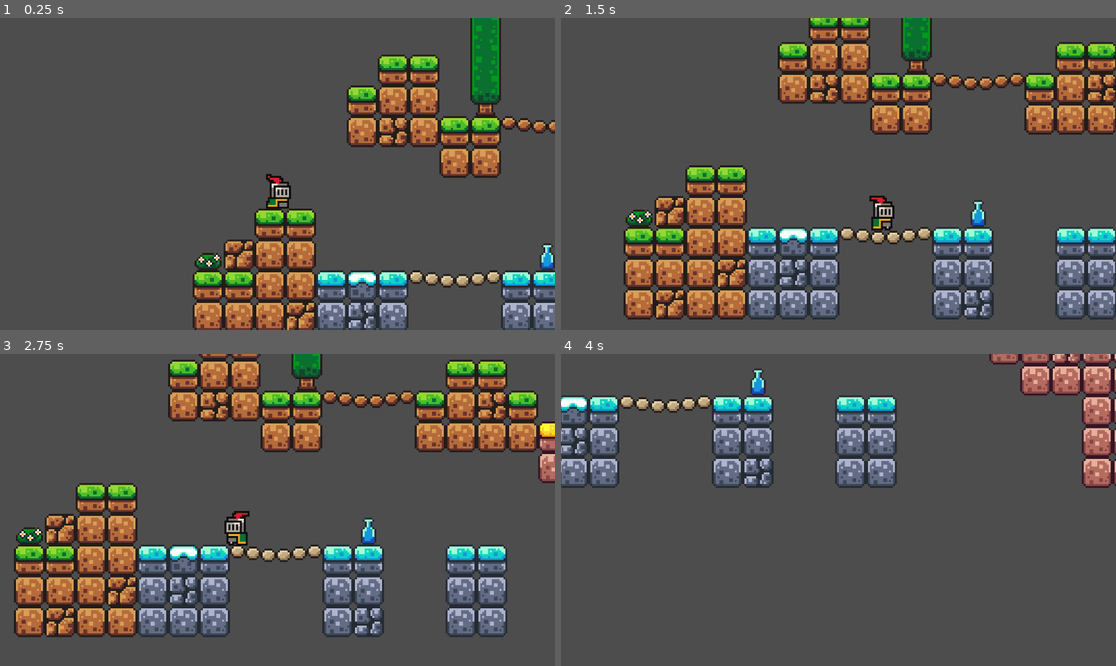
Above: before the commit, frames 1-4 (two rows, left to right).
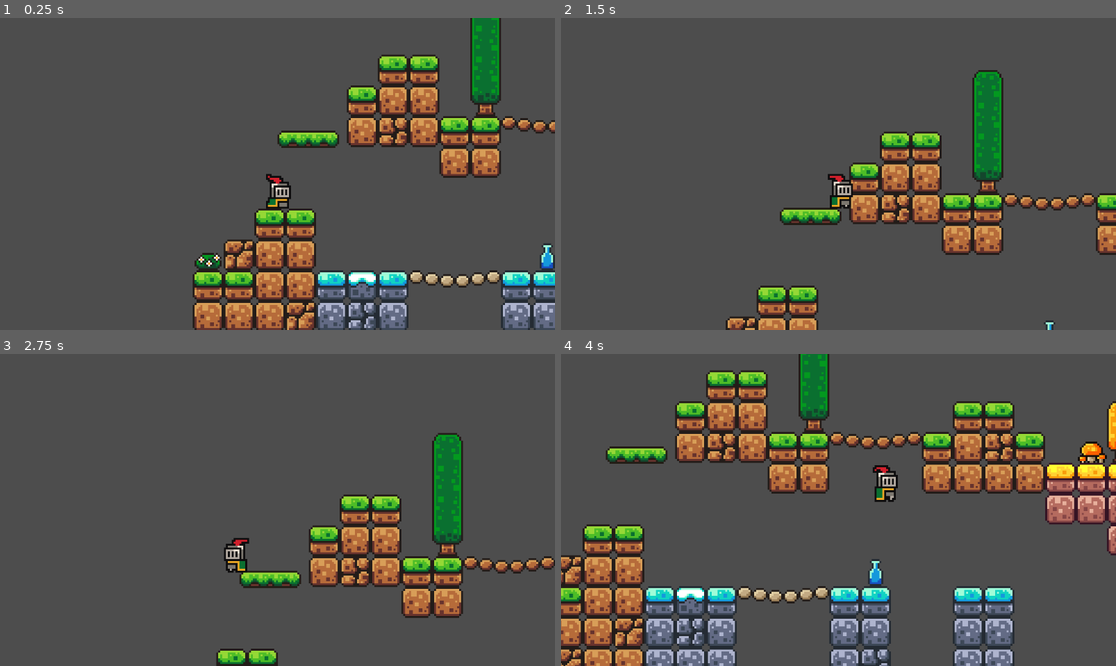
Above: after the commit, the same moments.

Repository: PedroGirotto/brackeys-2d-tutorial
Game: Godot game, scene res://scenes/game.tscn
The game is run twice, just before and just after one commit, with the same random seed, the same clock (stepped at 60 frames per second) and the same inputs.
Inputs:
- Up to frame 1 (0.25 s): no input
- Up to frame 2 (1.5 s): tap Enter (ui_accept) at 0.5, 0.77 s; hold Right (ui_right) from 0.53 s (still down)
- Up to frame 3 (2.75 s): tap Enter (ui_accept) at 1.52 s; release Right (ui_right) at 2.03 s; hold Left (ui_left) from 2.03 s (still down)
- Up to frame 4 (4 s): release Left (ui_left) at 2.78 s; hold Right (ui_right) from 2.78 s (still down); tap Enter (ui_accept) at 3.02, 3.77 s

The runs differ from the first frame. In frame 1, 0.6% of the frame differs, in the area x 49-62%, y 36-42%; in frame 2, 41%; in frame 3, 40%; in frame 4, 42%, in the area x 0-100%, y 0-100%.

Commit message:
Criando a cena plataforma

Diff:
--- a/scenes/game.tscn
+++ b/scenes/game.tscn
@@ -1,7 +1,8 @@
-[gd_scene load_steps=5 format=4 uid="uid://dxototn6fxb6q"]
+[gd_scene load_steps=9 format=4 uid="uid://dxototn6fxb6q"]
 
 [ext_resource type="PackedScene" uid="uid://chdf8bo5q3ju6" path="res://scenes/player.tscn" id="1_uwrxv"]
 [ext_resource type="Texture2D" uid="uid://bpns6iakmkkn5" path="res://assets/sprites/world_tileset.png" id="2_yqjtg"]
+[ext_resource type="PackedScene" uid="uid://cs1oyfxhae3ns" path="res://scenes/platform.tscn" id="3_lnu2h"]
 
 [sub_resource type="TileSetAtlasSource" id="TileSetAtlasSource_lnu2h"]
 texture = ExtResource("2_yqjtg")
@@ -169,6 +170,44 @@
 physics_layer_0/collision_layer = 1
 sources/0 = SubResource("TileSetAtlasSource_lnu2h")
 
+[sub_resource type="Animation" id="Animation_lnu2h"]
+resource_name = "move"
+length = 1.5
+loop_mode = 2
+tracks/0/type = "value"
+tracks/0/imported = false
+tracks/0/enabled = true
+tracks/0/path = NodePath(".:position")
+tracks/0/interp = 1
+tracks/0/loop_wrap = true
+tracks/0/keys = {
+"times": PackedFloat32Array(0, 1.5),
+"transitions": PackedFloat32Array(1, 1),
+"update": 0,
+"values": [Vector2(784, 181), Vector2(848, 181)]
+}
+
+[sub_resource type="Animation" id="Animation_lbhrr"]
+length = 0.001
+tracks/0/type = "value"
+tracks/0/imported = false
+tracks/0/enabled = true
+tracks/0/path = NodePath(".:position")
+tracks/0/interp = 1
+tracks/0/loop_wrap = true
+tracks/0/keys = {
+"times": PackedFloat32Array(0),
+"transitions": PackedFloat32Array(1),
+"update": 0,
+"values": [Vector2(784, 181)]
+}
+
+[sub_resource type="AnimationLibrary" id="AnimationLibrary_iywne"]
+_data = {
+&"RESET": SubResource("Animation_lbhrr"),
+&"move": SubResource("Animation_lnu2h")
+}
+
 [node name="Node2D" type="Node2D"]
 
 [node name="TileMapLayer" type="TileMapLayer" parent="."]
@@ -182,3 +221,15 @@
 position = Vector2(-1, -18)
 zoom = Vector2(4, 4)
 position_smoothing_enabled = true
+
+[node name="Platform" parent="." instance=ExtResource("3_lnu2h")]
+position = Vector2(444, 140)
+
+[node name="Platform2" parent="." instance=ExtResource("3_lnu2h")]
+position = Vector2(784, 181)
+
+[node name="AnimationPlayer" type="AnimationPlayer" parent="Platform2"]
+libraries = {
+&"": SubResource("AnimationLibrary_iywne")
+}
+autoplay = "move"
--- /dev/null
+++ b/scenes/platform.tscn
@@ -0,0 +1,17 @@
+[gd_scene load_steps=3 format=3 uid="uid://cs1oyfxhae3ns"]
+
+[ext_resource type="Texture2D" uid="uid://c2a43o0ycvp15" path="res://assets/sprites/platforms.png" id="1_ba0x2"]
+
+[sub_resource type="RectangleShape2D" id="RectangleShape2D_ba0x2"]
+size = Vector2(32, 8)
+
+[node name="Platform" type="AnimatableBody2D"]
+
+[node name="Sprite2D" type="Sprite2D" parent="."]
+texture = ExtResource("1_ba0x2")
+region_enabled = true
+region_rect = Rect2(16, 0, 32, 9)
+
+[node name="CollisionShape2D" type="CollisionShape2D" parent="."]
+shape = SubResource("RectangleShape2D_ba0x2")
+one_way_collision = true
--- a/scenes/player.tscn
+++ b/scenes/player.tscn
@@ -43,6 +43,7 @@
 radius = 4.0
 
 [node name="Player" type="CharacterBody2D"]
+z_index = 5
 script = ExtResource("1_g2els")
 
 [node name="AnimatedSprite2D" type="AnimatedSprite2D" parent="."]
